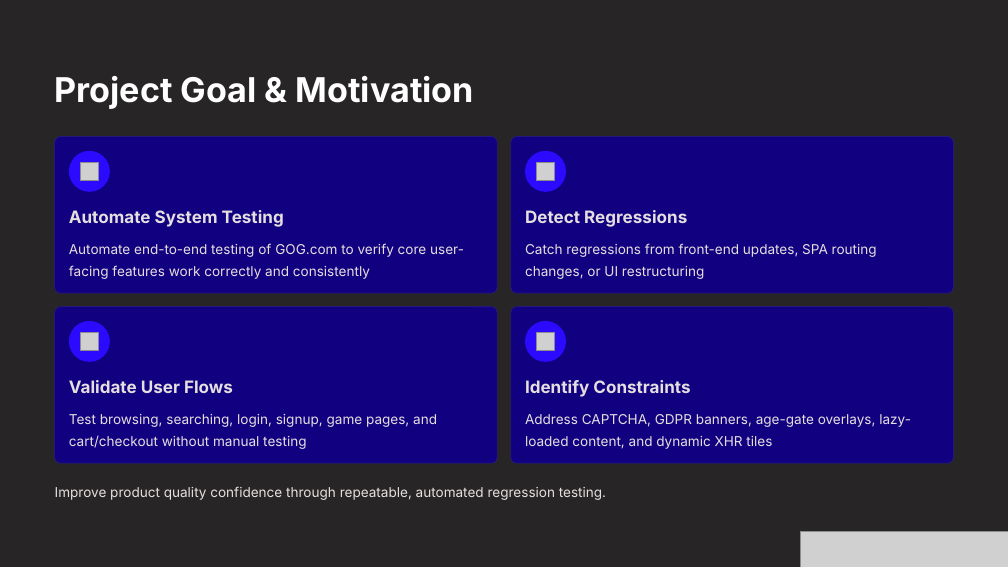
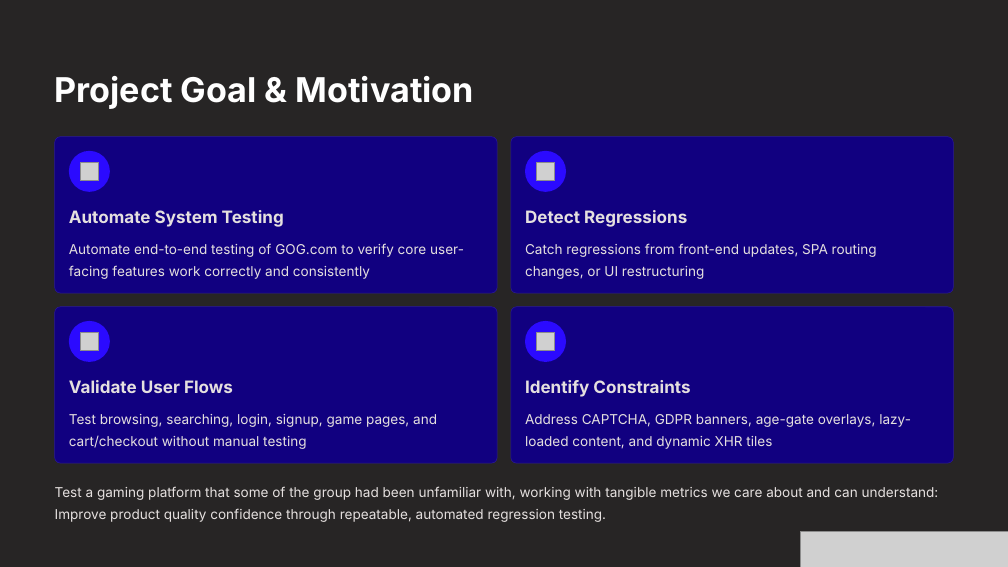
Before and after one commit to DennisKerry/GOG-Tester, a slide deck: slide 2 of doc/Automated-End-to-End-Testing-of-GOGcom.pptx. Drawn at 1008x567 pixels with LibreOffice and Linux fonts; fonts in the diff are those of the drawing; grey boxes stand for pictures; background and template pictures are left out. Boxes give left, top, right and bottom in pixels: in the first picture for what was removed or moved away, otherwise in the second. Text is boxed around its words. In the diff, an @@ line names an element or a change of style, - is before the commit and + after.

```diff
--- a/doc/Automated-End-to-End-Testing-of-GOGcom.pptx
+++ b/doc/Automated-End-to-End-Testing-of-GOGcom.pptx
@@ text at (55, 486, 939, 500): paragraph added @@
+Test a gaming platform that some of the group had been unfamiliar with, working with tangible metrics we care about and can understand:
```
Also in this commit, not shown: 4 other slides changed, 5 slides added, 3 slides removed, 2 other files.
